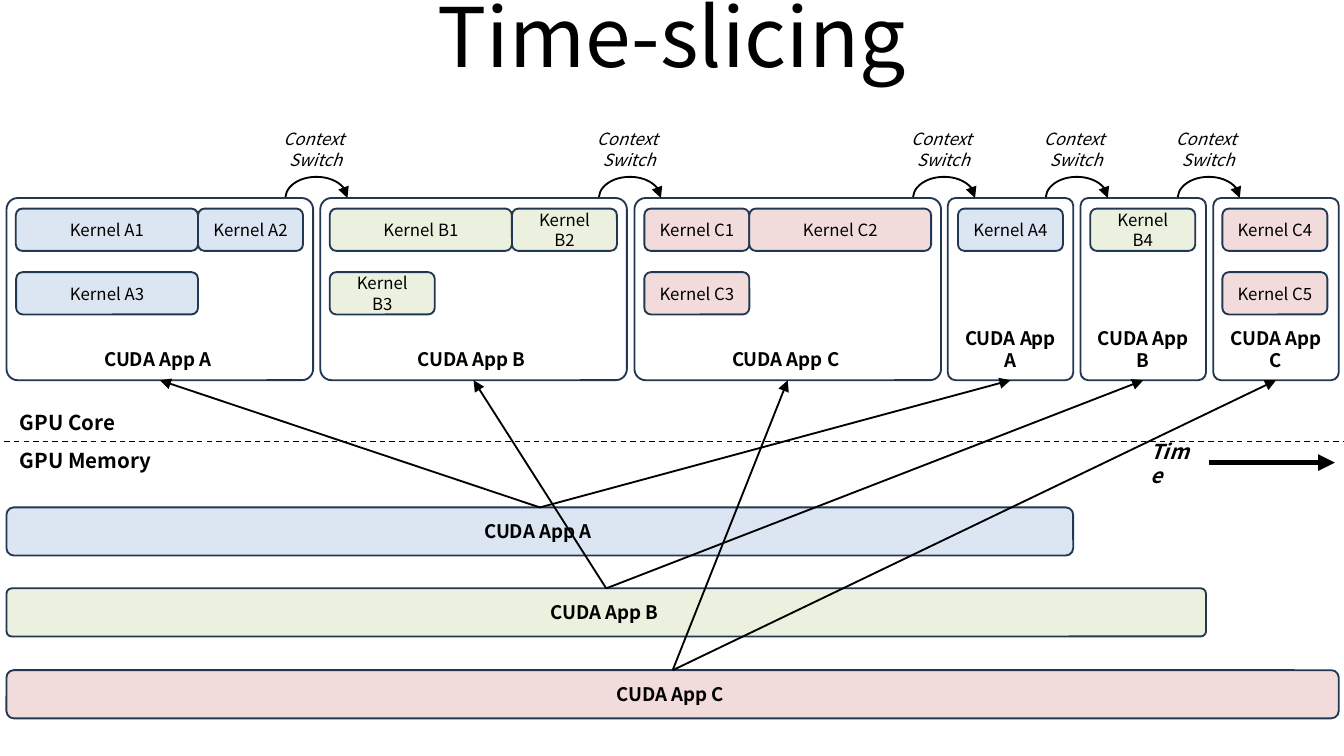
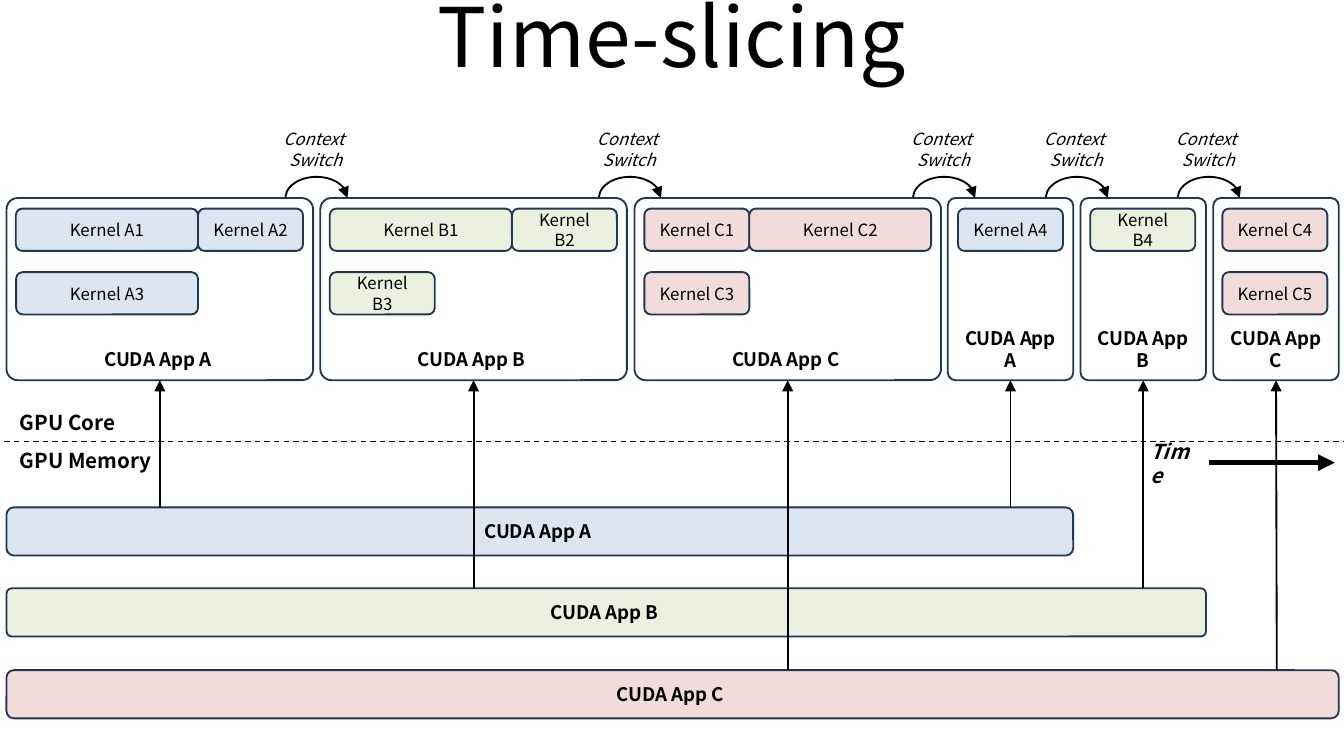
Before and after one commit to ssup2/blog-software, a slide deck: slide 3 of content/docs/theory-analysis/nvidia-gpu-sharing/images/images.pptx. Drawn at 1344x756 pixels with LibreOffice and Linux fonts; fonts in the diff are those of the drawing. Boxes give left, top, right and bottom in pixels: in the first picture for what was removed or moved away, otherwise in the second. Text is boxed around its words. In the diff, an @@ line names an element or a change of style, - is before the commit and + after.

```diff
--- a/content/docs/theory-analysis/nvidia-gpu-sharing/images/images.pptx
+++ b/content/docs/theory-analysis/nvidia-gpu-sharing/images/images.pptx
@@ arrow moved from (540, 508) - (160, 380) to (160, 508) - (160, 380) @@
@@ arrow moved from (606, 589) - (473, 380) to (473, 589) - (473, 380) @@
@@ arrow moved from (672, 671) - (788, 380) to (788, 671) - (788, 380) @@
@@ arrow moved from (540, 508) - (1011, 380) to (1011, 508) - (1011, 380) @@
@@ arrow moved from (606, 589) - (1144, 380) to (1144, 589) - (1144, 380) @@
@@ arrow moved from (672, 671) - (1275, 380) to (1277, 671) - (1275, 380) @@
```
Also in this commit, not shown: 2 other slides changed, 9 other files.
